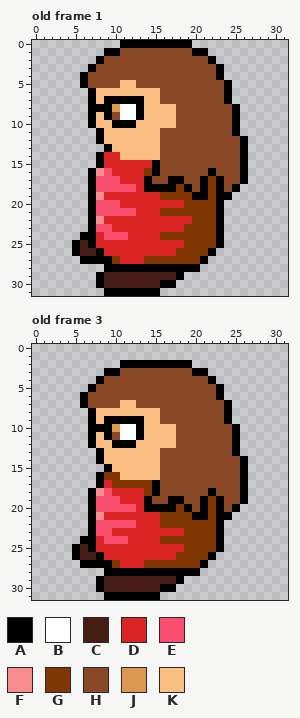
Two versions of one pixel-art file, assets/images/ase/p2-1.ase. This is how it looked before the edit.
32x32 pixels, 3 frames. Shown: old frame 1, old frame 3.
Palette (. is transparent): A #000000  B #ffffff  C #461c14  D #da2424  E #f94e6d  F #f78d8d  G #813704  H #8a4926  J #de9751  K #fbbe82
Pixels before, old frame 1, first column x 5:
 0 ......AAAAAAAAA.......
 1 ....AAHHHHHHHHHAA.....
 2 ...AHHHHHHHHHHHHHA....
 3 ..AHHHHHHHHHHHHHHHA...
 4 .AHHHHHHHHHHHHHHHHA...
 5 .AHHHHKKHHHHHHHHHHHA..
 6 ..AKKKKKKKKHHHHHHHHA..
 7 ..AKAAAAAKKHHHHHHHHA..
 8 ..AAAJBBAKKKKHHHHHHHA.
 9 ..AKAHBBAKKKKHHHHHHHA.
10 ..AKKAAAKKKKKHHHHHHHA.
11 ...AKKKKKKKHHHHHHHHHA.
12 ...AKKKKKKKHHHHHHHHHHA
13 ....AKKKKKKHHHHHHHHHHA
14 ...ADDKKKKKHHHHHHHHHHA
15 ...ADDDDDDAHHHHHHHHHHA
16 ..AFEDDDDGAHHHHHHAHHHA
17 ..AEEEDDDAHHAAHHAGAHHA
18 ..AEEEEEDAAAAGAHAGAHA.
19 ..AFDDDDDDDGGGGAAGAA..
20 ..AEEEDDDDDDDDGGGGA...
21 ..AEEEEEDDDGGGGGGGA...
22 ..AFDDDDDDDDDDDGGGA...
23 ..AEEDDDDDDDDDGGGGA...
24 .AADEEEDDDDGGGGGGGA...
25 ACADDDDDDDDDDDGGGGA...
26 ACCADDDDDDDDDGGGGA....
27 .AAAAGDDDGGGGGGGA.....
28 ....AAAAAAAAAAAA......
29 ...ACCCCCCCCCA........
30 ...ACCCCCCCAA.........
31 ....AAAAAAA...........
Pixels before, old frame 3, first column x 5:
 2 ......AAAAAAAAA.......
 3 ....AAHHHHHHHHHAA.....
 4 ...AHHHHHHHHHHHHHA....
 5 ..AHHHHHHHHHHHHHHHA...
 6 .AHHHHHHHHHHHHHHHHA...
 7 .AHHHHKKHHHHHHHHHHHA..
 8 ..AKKKKKKKKHHHHHHHHA..
 9 ..AKAAAAAKKHHHHHHHHA..
10 ..AAAJBBAKKKKHHHHHHHA.
11 ..AKAHBBAKKKKHHHHHHHA.
12 ..AKKAAAKKKKKHHHHHHHA.
13 ...AKKKKKKKHHHHHHHHHA.
14 ...AKKKKKKKHHHHHHHHHHA
15 ....AKKKKKKHHHHHHHHHHA
16 ...AGGKKKKKHHHHHHHHHHA
17 ...ADGGGGGAHHHHHHHHHHA
18 ..AFEDDDDGAHHHHHHAHHHA
19 ..AEEEDDDAHHAAHHAGAHHA
20 ..AEEEEEDAAAAGAHAGAHA.
21 ..AFDDDDDDDGGGGAAGAA..
22 ..AEEEEEDDDGGGGGGGA...
23 ..AEEDDDDDDDDDGGGGA...
24 .AADEEEDDDDGGGGGGGA...
25 ACADDDDDDDDDDDGGGGA...
26 ACCADDDDDDDDDGGGGA....
27 .AAAAGDDDGGGGGGGA.....
28 ....AAAAAAAAAAAA......
29 ...ACCCCCCCCCA........
30 ...ACCCCCCCAA.........
31 ....AAAAAAA...........
The same view after the edit:
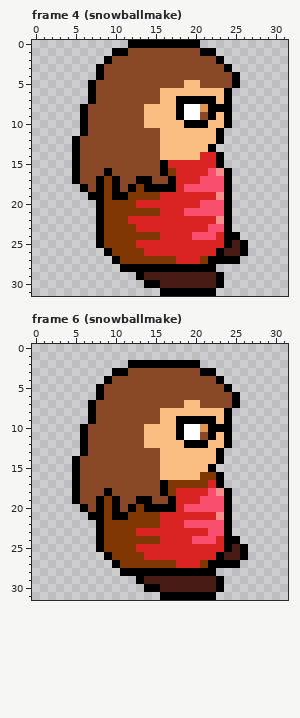
A new or re-ordered frame is compared with the old frame closest to it.
The exact change:
frames 3 -> 6
Changed rows in their new state; - is an unchanged pixel.
Frame 4 (snowballmake) is new; against old frame 1:
first column x 5:
 0 ------.--------A------
 1 ----.-A--------H-A----
 2 ---.A------------HA---
 3 --.A--------------HA--
 4 -..A--------------HHA-
 5 -.A---HH------KK---HA-
 6 ---HHHHHHHHKKKKKKKK---
 7 ---HHHHHHHHKKAAAAAK---
 8 -AHHHHHHH----ABBJAAA.-
 9 -AHHH-HHH----ABB-AKA.-
10 -AHHHHHHH----KAAAKKA.-
11 -AHHHHHHHHHKKKKKKKA..-
12 AHHHHHHHHHHKKKKKKKA...
13 AHHHHHHHHHHKKKKKKA....
14 AHHHHHHHHHHKKKKKDDA...
15 AHHHHHHHHHHADDDDDDA...
16 AHHHAHHHHHHAGDDDDEFA..
17 AHHAGAHHA----DDDEEEA..
18 -AHAGAHAG----DEEEEEA.-
19 ---AGAAGGGGDDDDDDDF---
20 --.AGGGG------DDEEEA--
21 --.AGGGGGGGDDDEEEEEA--
22 --.AGGG--------DDDFA--
23 --.AGGGG------DDDEEA--
24 -..AGGGGGGGDDDDEEEDAA-
25 ...AGGGG------DDDDDACA
26 ....AGGGG----DDDDDACCA
27 -....AGGG----DDDGAAAA-
28 ----..----------AA----
29 ---.....A----CCCCCA---
30 ---......AACCCCCCCA---
31 ----.......AAAAAAA----
Frame 6 (snowballmake) is new; against old frame 3:
first column x 5:
 2 ------.--------A------
 3 ----.-A--------H-A----
 4 ---.A------------HA---
 5 --.A--------------HA--
 6 -..A--------------HHA-
 7 -.A---HH------KK---HA-
 8 ---HHHHHHHHKKKKKKKK---
 9 ---HHHHHHHHKKAAAAAK---
10 -AHHHHHHH----ABBJAAA.-
11 -AHHH-HHH----ABB-AKA.-
12 -AHHHHHHH----KAAAKKA.-
13 -AHHHHHHHHHKKKKKKKA..-
14 AHHHHHHHHHHKKKKKKKA...
15 AHHHHHHHHHHKKKKKKA....
16 AHHHHHHHHHHKKKKKGGA...
17 AHHHHHHHHHHAGGGGGDA...
18 AHHHAHHHHHHAGDDDDEFA..
19 AHHAGAHHA----DDDEEEA..
20 -AHAGAHAG----DEEEEEA.-
21 ---AGAAGGGGDDDDDDDF---
22 --.AGGGGGGGDDDEEEEEA--
23 --.AGGGG------DDDEEA--
24 -..AGGGGGGGDDDDEEEDAA-
25 ...AGGGG------DDDDDACA
26 ....AGGGG----DDDDDACCA
27 -....AGGG----DDDGAAAA-
28 ----..----------AA----
29 ---.....A----CCCCCA---
30 ---......AACCCCCCCA---
31 ----.......AAAAAAA----
Boxes around the changes in both pictures, in picture pixels (x1, y1, x2, y2):
changed: (72, 40, 248, 296)
changed: (72, 360, 248, 600)
